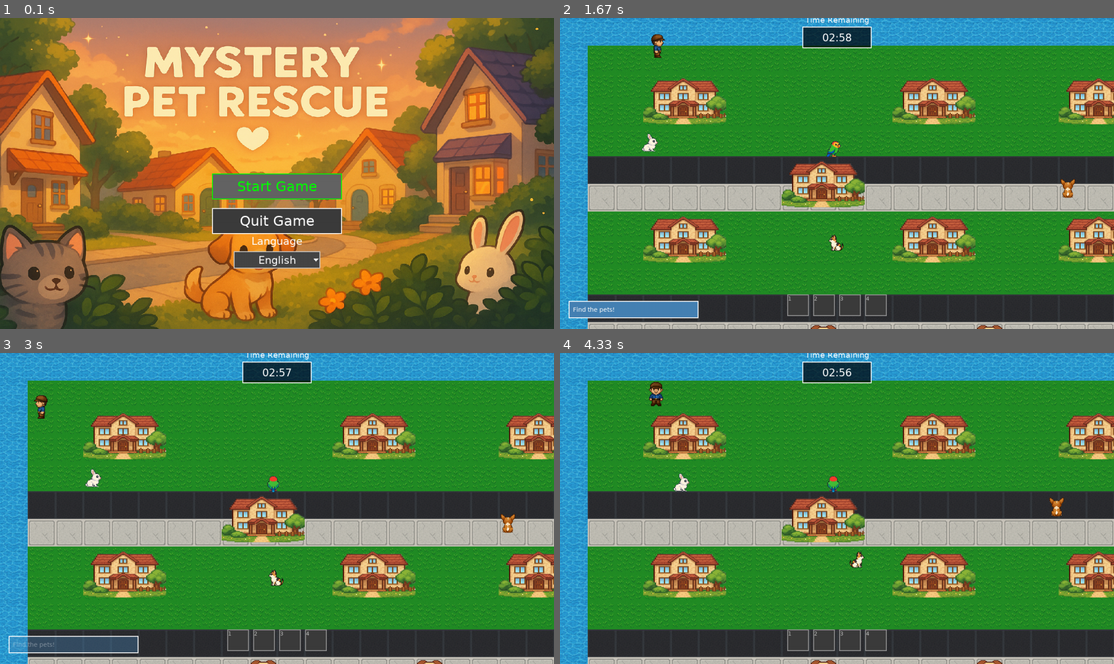
Above: before the commit, frames 1-4 (two rows, left to right).
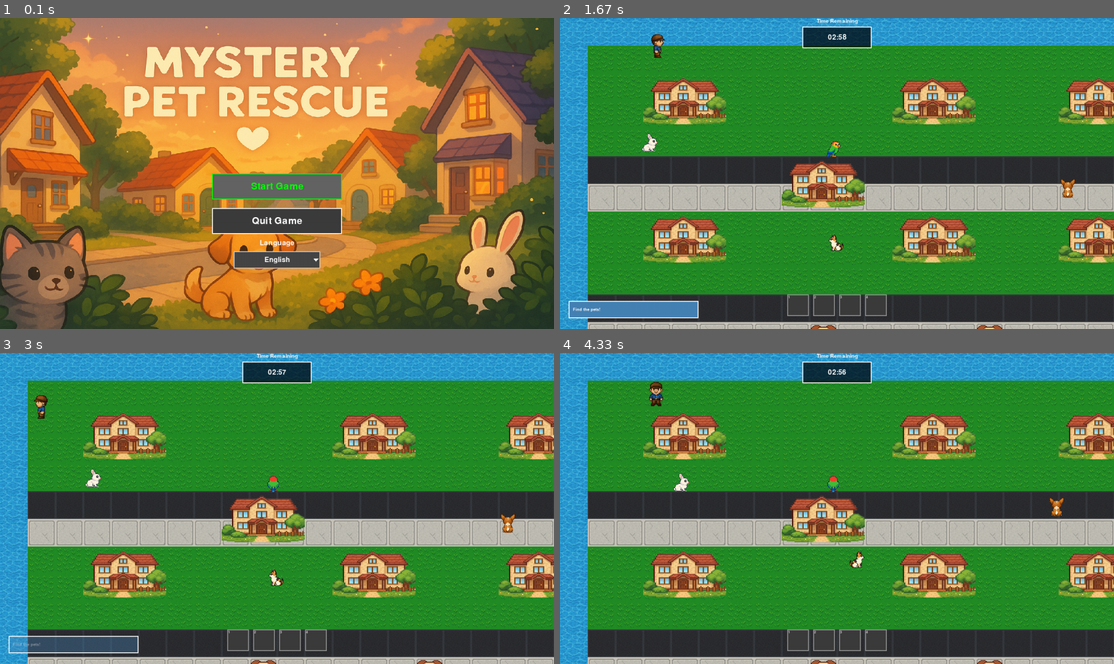
Above: after the commit, the same moments.

Repository: yuichi1000/mystery-pet-rescue
Game: pygame game, started from main.py
Two runs of this game, one before a commit and one after it. Both use one fixed random seed, a clock stepped at 60 frames per second and the inputs below.
Inputs (mouse positions are in pixels of both pictures, inside the frame that each line leads up to):
- Up to frame 1 (0.1 s): no input
- Up to frame 2 (1.67 s): click "Start Game" at 0.38 s; hold Up 0.67-1.13 s; move the mouse to (814, 185) at 0.7 s; hold Right 1.17-1.63 s
- Up to frame 3 (3 s): hold Left 1.67-2.2 s; hold Down 2.23-2.53 s; hold Left 2.57-2.97 s
- Up to frame 4 (4.33 s): hold Up 3-3.37 s; hold Right 3.4-4.03 s; hold Down from 4.07 s (still down)

The runs differ from the first frame. In frame 1, 0.7% of the frame differs, in the area x 42-58%, y 52-80%; in frame 2, 0.3%; in frame 3, 0.3%; in frame 4, 0.2%.

Commit message:
🔤 日本語フォント完全対応：Noto Sans JP追加・Web版ビルド更新
修正内容:
- Noto Sans JP Variable Font (9MB) を assets/fonts/ に追加
- フォント管理でNotoSansJP-VariableFont_wght.ttfを優先設定
- 日本語フォント対応の新しいAPKをビルド・配置
- Web版で完全な日本語表示が可能に

🤖 Generated with [Claude Code](https://claude.ai/code)

Co-Authored-By: Claude <noreply@anthropic.com>

Diff:
--- a/src/utils/font_manager.py
+++ b/src/utils/font_manager.py
@@ -58,6 +58,7 @@
 
         # プロジェクト内フォント
         project_fonts = [
+            "assets/fonts/NotoSansJP-VariableFont_wght.ttf",
             "assets/fonts/NotoSansJP-Regular.ttf",
             "assets/fonts/arial.ttf"
         ]
Not shown, added: assets/fonts/NotoSansJP-VariableFont_wght.ttf
Not shown, changed: docs/mystery-pet-rescue.apk
